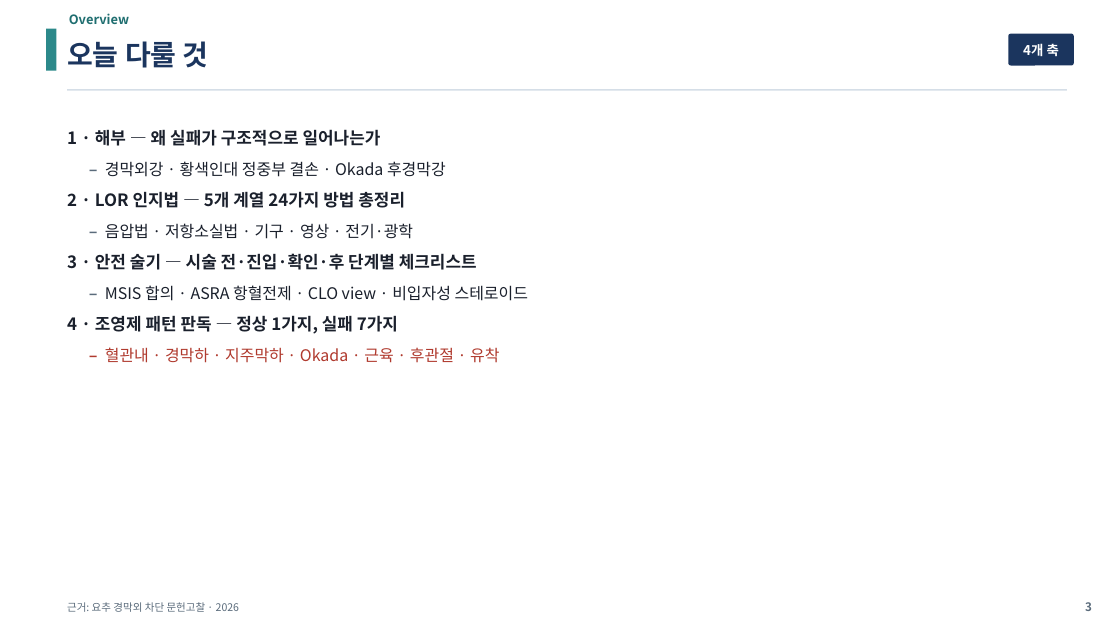
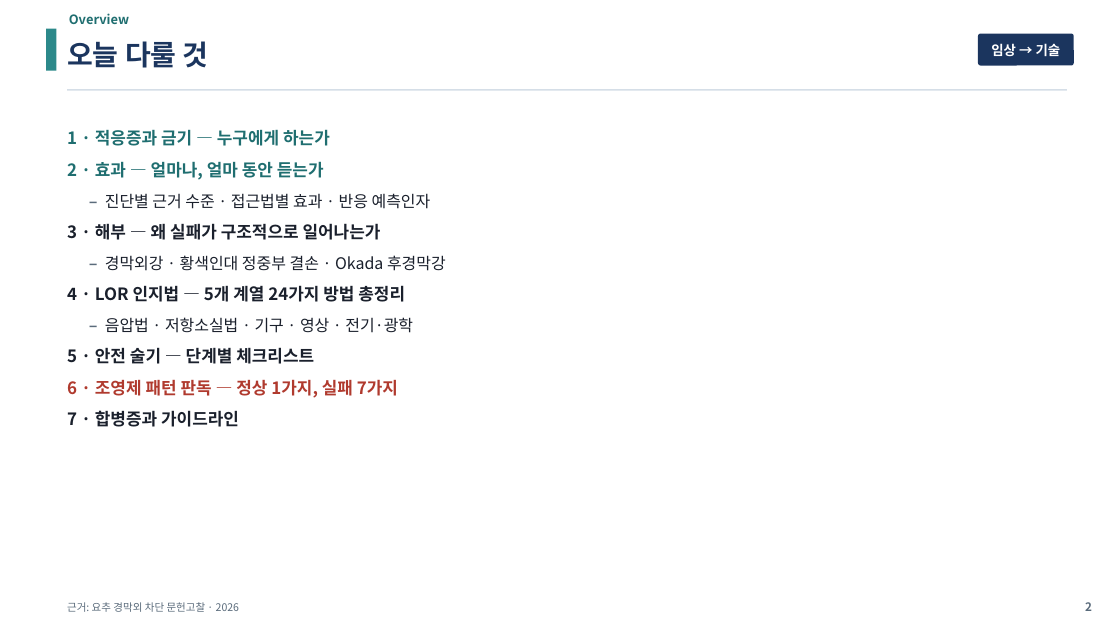
Before and after one commit to wonkeeparkos-pixel/ppt-work, a slide deck: slide 2 of 문헌고찰_Lumbar_Epidural_Block/03_산출물/LEB_발표.pptx (slide 3 before the commit). Drawn at 1120x630 pixels with LibreOffice and Linux fonts; fonts in the diff are those of the drawing. Boxes give left, top, right and bottom in pixels: in the first picture for what was removed or moved away, otherwise in the second. Text is boxed around its words. In the diff, an @@ line names an element or a change of style, - is before the commit and + after.

```diff
--- a/문헌고찰_Lumbar_Epidural_Block/03_산출물/LEB_발표.pptx
+++ b/문헌고찰_Lumbar_Epidural_Block/03_산출물/LEB_발표.pptx
@@ rounded rectangle: place and size @@
-rounded rectangle at <box>1008,34,1074,66</box>
+rounded rectangle at <box>978,34,1074,66</box>
@@ text at <box>991,43,1061,56</box>: text changed @@
-4개 축
+임상 → 기술
@@ text at <box>67,129,431,240</box>: text changed @@
-1 · 해부 — 왜 실패가 구조적으로 일어나는가
+1 · 적응증과 금기 — 누구에게 하는가
+2 · 효과 — 얼마나, 얼마 동안 듣는가
+– 진단별 근거 수준 · 접근법별 효과 · 반응 예측인자
+3 · 해부 — 왜 실패가 구조적으로 일어나는가
@@ text at <box>67,285,405,302</box>: text changed @@
-2 · LOR 인지법 — 5개 계열 24가지 방법 총정리
+4 · LOR 인지법 — 5개 계열 24가지 방법 총정리
@@ text at <box>67,347,398,427</box>: text changed; size 13.6 to 14.5 pt; bold on @@
-3 · 안전 술기 — 시술 전·진입·확인·후 단계별 체크리스트
-– MSIS 합의 · ASRA 항혈전제 · CLO view · 비입자성 스테로이드
-4 · 조영제 패턴 판독 — 정상 1가지, 실패 7가지
-– 혈관내 · 경막하 · 지주막하 · Okada · 근육 · 후관절 · 유착
+5 · 안전 술기 — 단계별 체크리스트
+6 · 조영제 패턴 판독 — 정상 1가지, 실패 7가지
+7 · 합병증과 가이드라인
```
Also in this commit, not shown: 32 other slides changed, 7 slides added, 8 other files.
